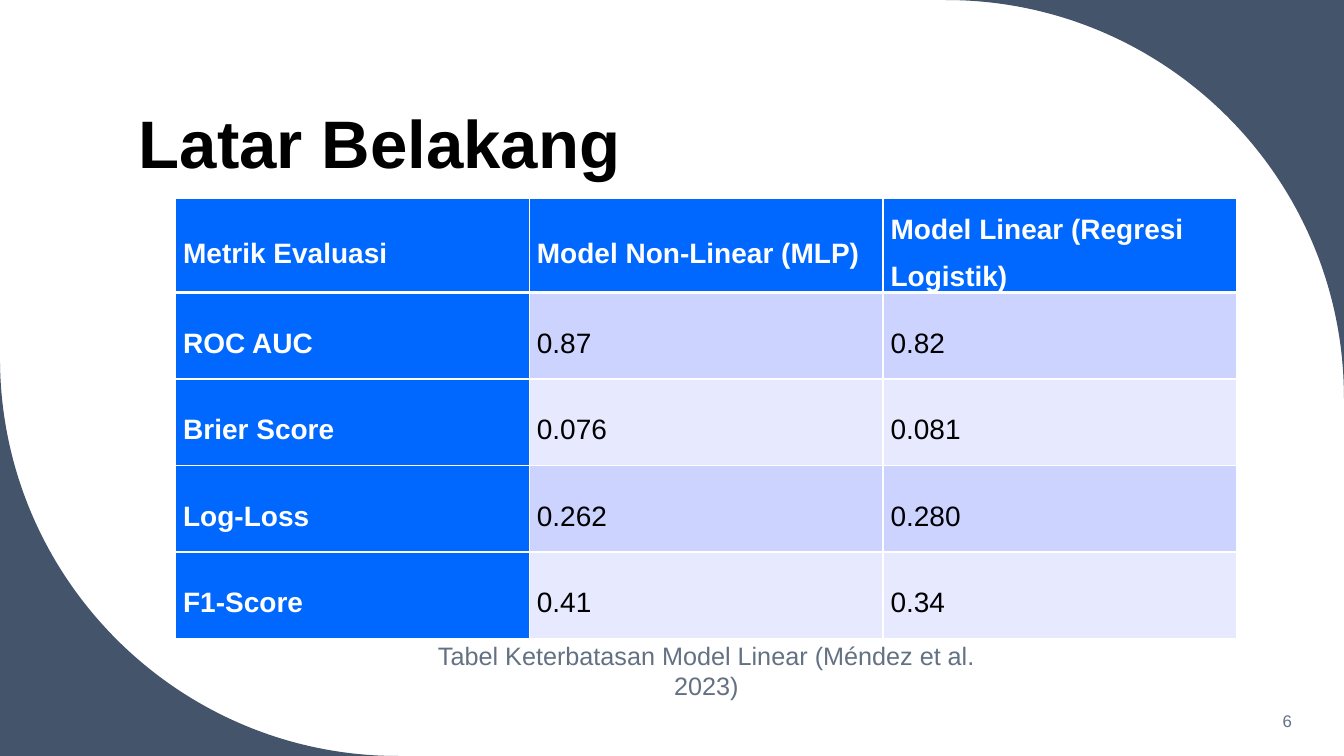
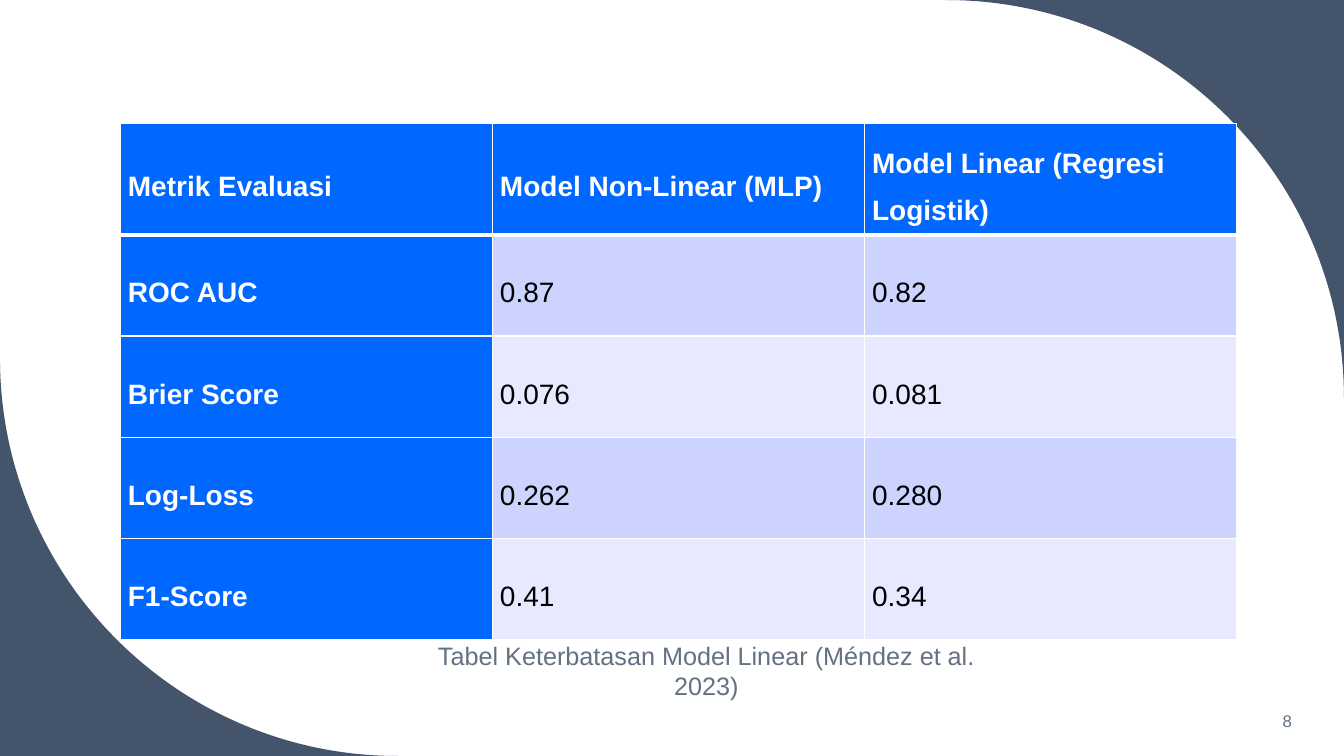
Before and after one commit to fadhilra101/skripsi, a slide deck: slide 8 of ppt/PPT SEMHAS.pptx (slide 6 before the commit). Drawn at 1344x756 pixels with LibreOffice and Linux fonts; fonts in the diff are those of the drawing. Boxes give left, top, right and bottom in pixels: in the first picture for what was removed or moved away, otherwise in the second. Text is boxed around its words. In the diff, an @@ line names an element or a change of style, - is before the commit and + after.

```diff
--- a/ppt/PPT SEMHAS.pptx
+++ b/ppt/PPT SEMHAS.pptx
@@ title removed at (x1=139, y1=119, x2=621, y2=181) @@
-Latar Belakang
@@ table resized from (x1=175, y1=199, x2=1237, y2=640) to (x1=120, y1=124, x2=1236, y2=640) @@
```
Also in this commit, not shown: 17 other slides changed, 3 slides added, 1 slide removed, 10 other files.
